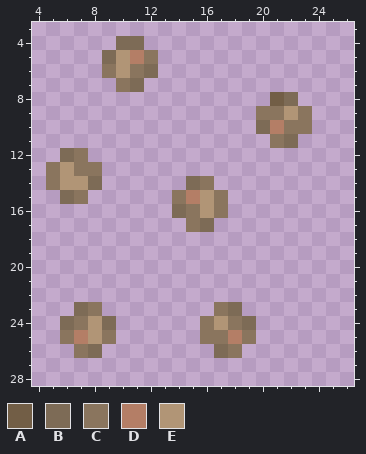
Edited in one commit: pixel-art sprite (assets/seed.png). This is how it looked before the edit.
The file is 32x32 pixels. Shown: x 4..26, y 3..28. The old version is drawn lined up with the new one.
Palette (. is transparent): A #725e46  B #7d6b56  C #8a755e  D #b47e66  E #b19576
Pixels before, first column x 5:
 4 .....BB............
 5 ....BEDC...........
 6 ....CECB...........
 7 .....CB............
 8 ................AB.
 9 ...............CCEC
10 ...............BDCC
11 ................CB.
12 .BC................
13 CECC...............
14 CEEB......BC.......
15 .BC......CDEC......
16 .........BCEC......
17 ..........CB.......
18 ...................
19 ...................
20 ...................
21 ...................
22 ...................
23 ..BC........CB.....
24 .BCEB......CECB....
25 .CDEC......CCDC....
26 ..CB........BC.....
After the commit:
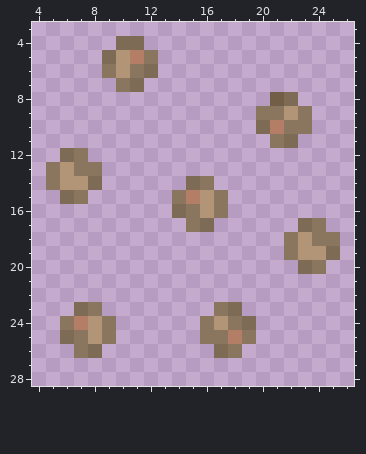
The exact change:
drawings rearranged on the sheet (the old picture shows each at its new place; 3 dropped ones are not shown)
Changed rows in their new state; - is an unchanged pixel.
first column x 22:
17 -BC-
18 CECC
19 CEEB
20 -BC-
first column x 6:
24 CD-C
25 BC--
